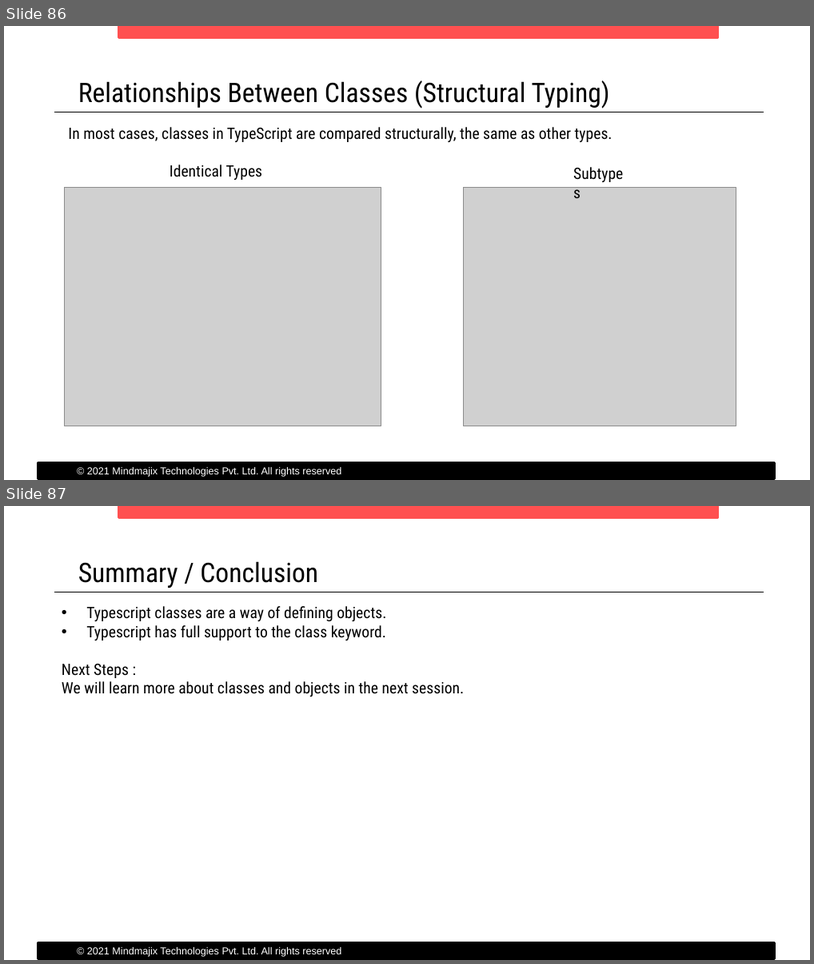
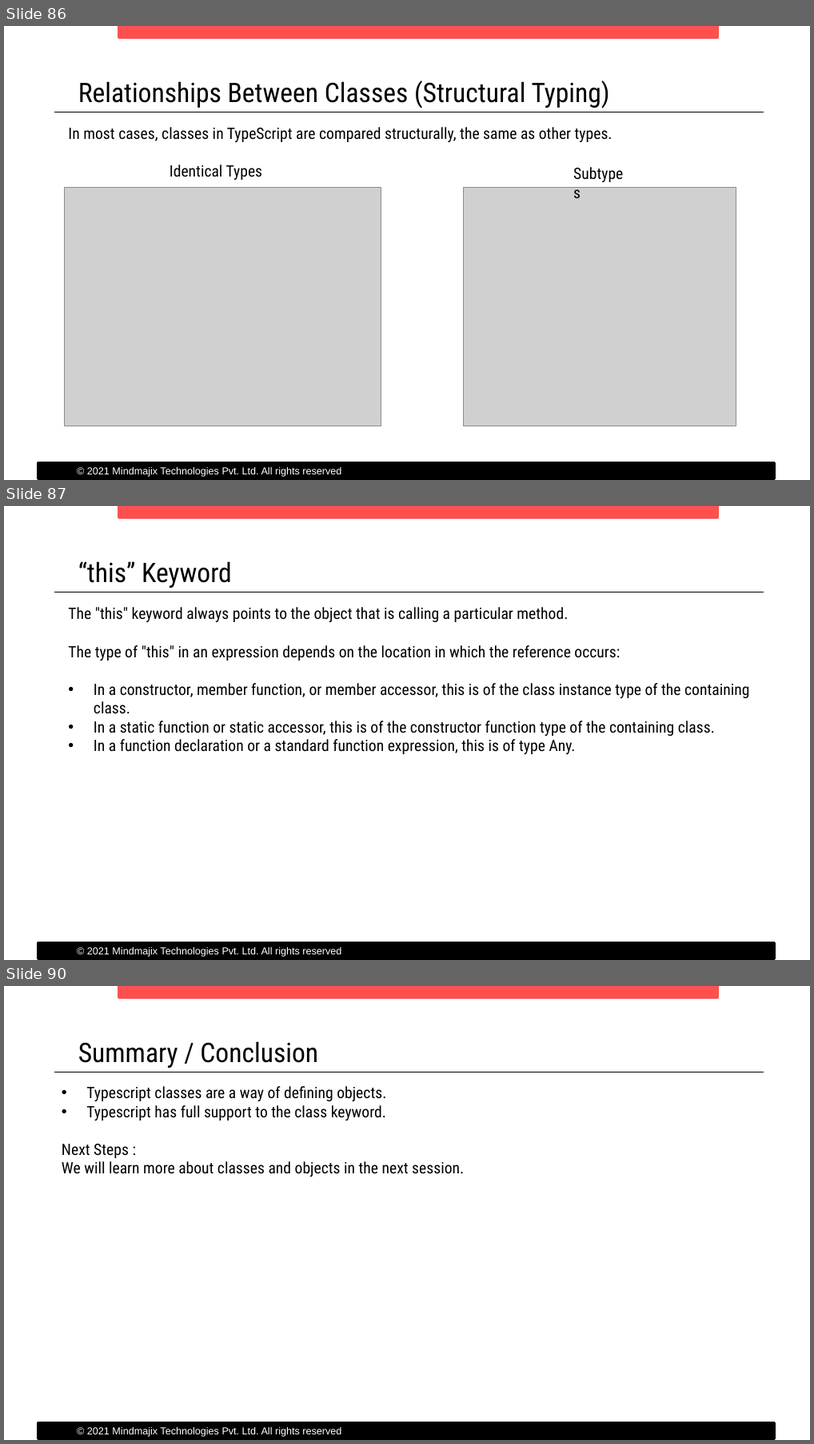
Before and after one commit to benjaminmishra/hello-typescript, a slide deck: docs/Typescript Demo.pptx. Shown one above the other, each under a label of ours: slides 86 and 87 before the commit, slides 86, 87 and 90 after it; the slides between them are not shown. The pictures are 814x964 and 814x1444 pixels, drawn with LibreOffice and Linux fonts; fonts in the diff are those of the drawing; grey boxes stand for pictures. Boxes give left, top, right and bottom in pixels: in the first picture for what was removed or moved away, otherwise in the second. Text is boxed around its words. In the diff, an @@ line names an element or a change of style, - is before the commit and + after.

Commit message:
Added Object types demo

```diff
--- a/docs/Typescript Demo.pptx
+++ b/docs/Typescript Demo.pptx
@@ slide 87 added at box(4, 506, 810, 960), background #FFFFFF @@
@@ rectangle added at box(118, 507, 718, 517), fill #FF5050, outline #FF5050 2 pt @@
@@ text added at box(78, 561, 232, 588), 24 pt, text #000000 @@
+“this” Keyword
@@ line added from (55, 592) to (764, 592), #000000 0.75 pt @@
@@ text added at box(68, 607, 750, 752), 14 pt, text #000000 @@
+              The "this" keyword always points to the object that is calling a particular method.
+              The type of "this" in an expression depends on the location in which the reference occurs:
+              • In a constructor, member function, or member accessor, this is of the class instance type of the containing class.
+              • In a static function or static accessor, this is of the constructor function type of the containing class.
+              • In a function declaration or a standard function expression, this is of type Any.
@@ rectangle added at box(38, 942, 775, 958), fill #000000, outline #000000 2 pt @@
@@ text added at box(87, 947, 342, 956), 9 pt, text #FFFFFF @@
+© 2021 Mindmajix Technologies Pvt. Ltd. All rights reserved
@@ what was slide 87 is now slide 90 @@
```
Also in this commit, not shown: 1 slide changed, 2 other slides added, 3 other files.
